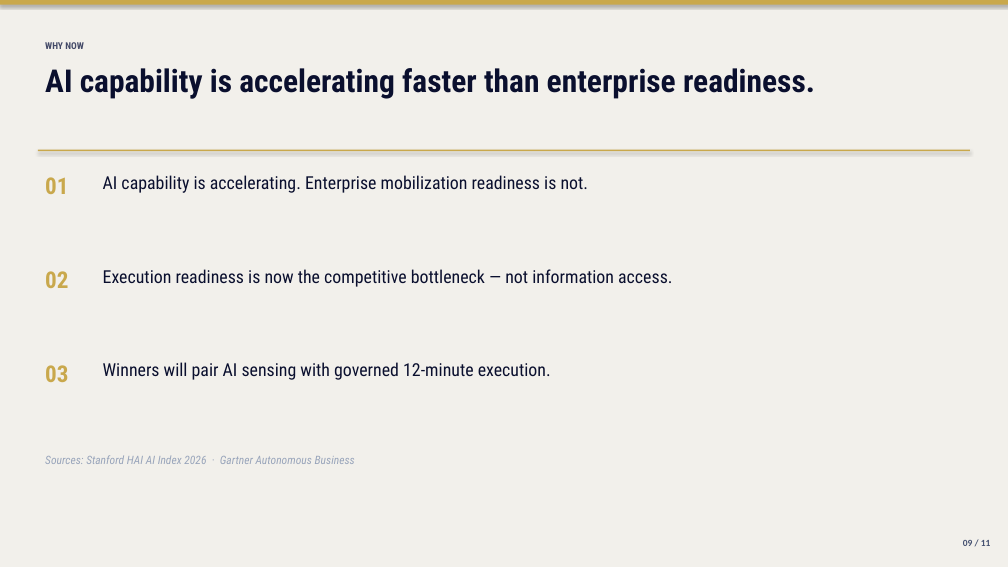
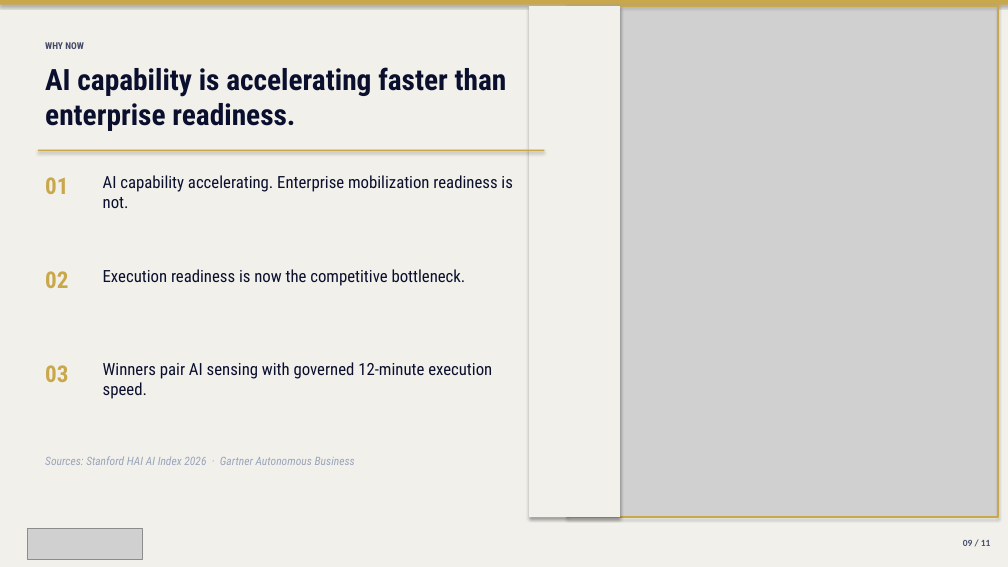
Before and after one commit to mbrunke18/CodePlatform1, a slide deck: slide 9 of attached_assets/VaughnMartin-Investor-Pitch-Deck-v10.pptx. Drawn at 1008x567 pixels with LibreOffice and Linux fonts; fonts in the diff are those of the drawing; grey boxes stand for pictures. Boxes give left, top, right and bottom in pixels: in the first picture for what was removed or moved away, otherwise in the second. Text is boxed around its words. In the diff, an @@ line names an element or a change of style, - is before the commit and + after.

```diff
--- a/attached_assets/VaughnMartin-Investor-Pitch-Deck-v10.pptx
+++ b/attached_assets/VaughnMartin-Investor-Pitch-Deck-v10.pptx
@@ rectangle added at bbox=[529, 6, 620, 517], fill #F2F0EB @@
@@ picture added at bbox=[567, 6, 998, 517] @@
@@ rectangle added at bbox=[567, 6, 998, 517], outline #C9A84C 1.2 pt @@
@@ text "AI capability is accelerating faster ..." at bbox=[45, 67, 507, 131]: size 30 to 28 pt @@
@@ rectangle: place and size @@
-rectangle at bbox=[38, 150, 970, 151]
+rectangle at bbox=[38, 150, 544, 151]
@@ text at bbox=[103, 175, 512, 208]: text changed; size 17 to 16 pt @@
-AI capability is accelerating. Enterprise mobilization readiness is not.
+AI capability accelerating. Enterprise mobilization readiness is not.
@@ text at bbox=[103, 269, 466, 286]: text changed; size 17 to 16 pt @@
-Execution readiness is now the competitive bottleneck — not information access.
+Execution readiness is now the competitive bottleneck.
@@ text at bbox=[103, 362, 492, 399]: text changed; size 17 to 16 pt @@
-Winners will pair AI sensing with governed 12-minute execution.
+Winners pair AI sensing with governed 12-minute execution speed.
@@ picture added at bbox=[27, 529, 142, 560] @@
```
Also in this commit, not shown: 10 other slides changed, 11 other files.
